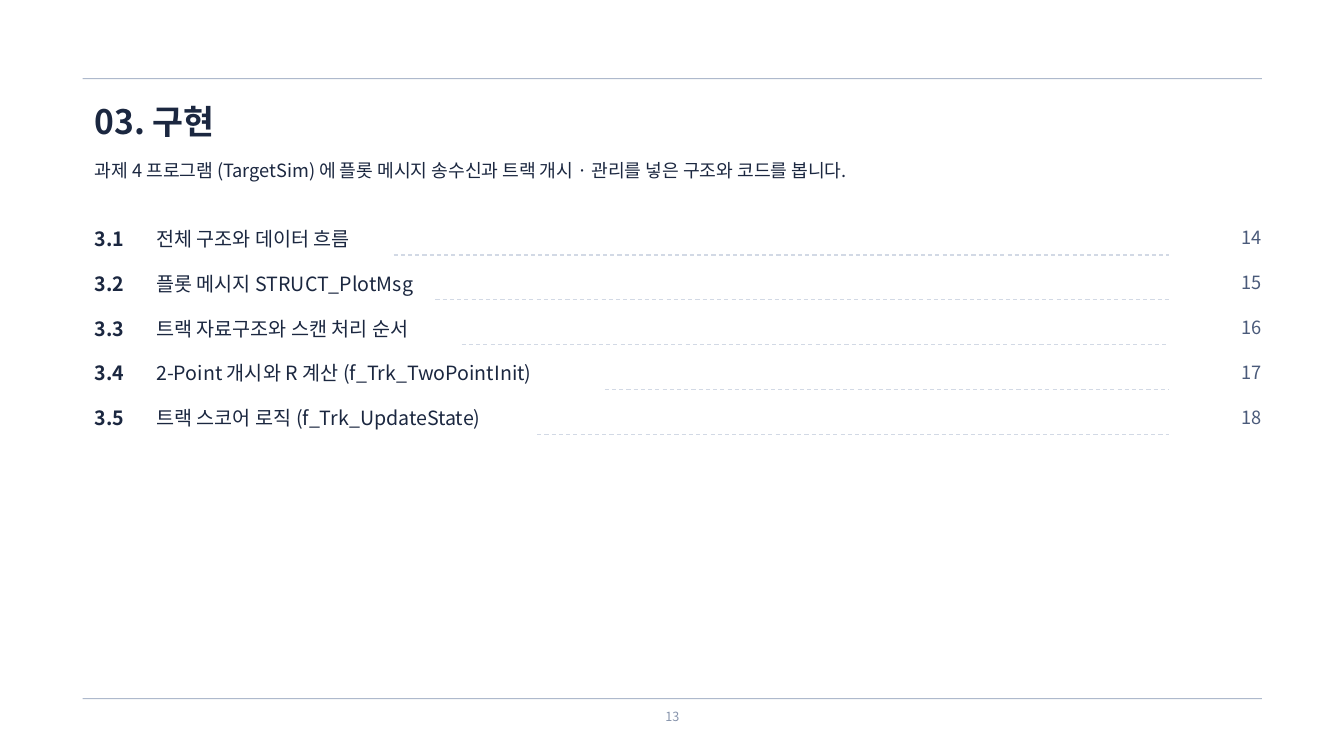
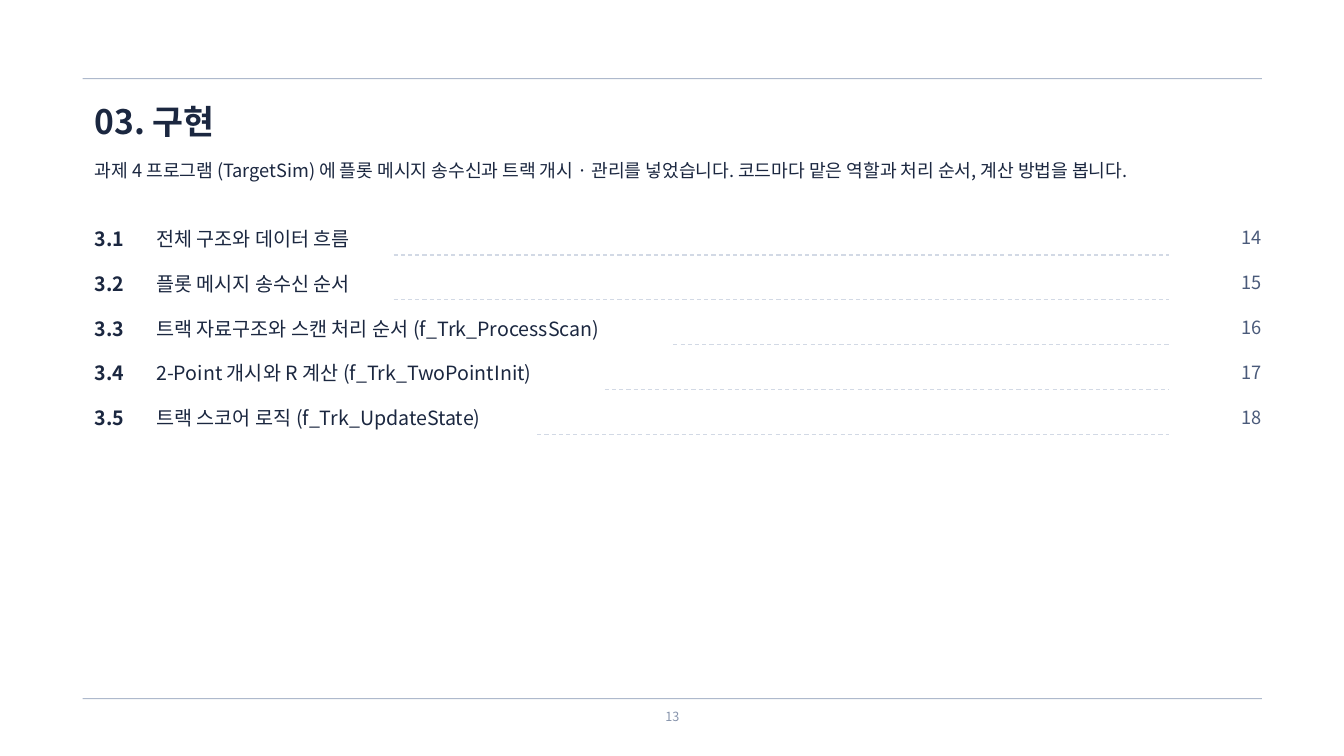
Before and after one commit to harley-hwan/radar-sw-study, a slide deck: slide 13 of Part5_Track_Init_Mgmt/ref/산출물/Chapter5_TrackInitMgmt.pptx. Drawn at 1344x756 pixels with LibreOffice and Linux fonts; fonts in the diff are those of the drawing. Boxes give left, top, right and bottom in pixels: in the first picture for what was removed or moved away, otherwise in the second. Text is boxed around its words. In the diff, an @@ line names an element or a change of style, - is before the commit and + after.

```diff
--- a/Part5_Track_Init_Mgmt/ref/산출물/Chapter5_TrackInitMgmt.pptx
+++ b/Part5_Track_Init_Mgmt/ref/산출물/Chapter5_TrackInitMgmt.pptx
@@ text at <box>95,161,1127,182</box>: text changed @@
-과제 4 프로그램 (TargetSim) 에 플롯 메시지 송수신과 트랙 개시 · 관리를 넣은 구조와 코드를 봅니다.
+과제 4 프로그램 (TargetSim) 에 플롯 메시지 송수신과 트랙 개시 · 관리를 넣었습니다. 코드마다 맡은 역할과 처리 순서, 계산 방법을 봅니다.
@@ text at <box>156,274,350,293</box>: text changed @@
-플롯 메시지 STRUCT_PlotMsg
+플롯 메시지 송수신 순서
@@ line moved from (436, 299) - (1170, 299) to (393, 299) - (1170, 299) @@
@@ text at <box>156,319,599,340</box>: text changed @@
-트랙 자료구조와 스캔 처리 순서
+트랙 자료구조와 스캔 처리 순서 (f_Trk_ProcessScan)
@@ line moved from (462, 345) - (1170, 345) to (674, 345) - (1170, 345) @@
```
Also in this commit, not shown: 9 other slides changed, 1 slide added, 1 slide removed, 13 other files.
